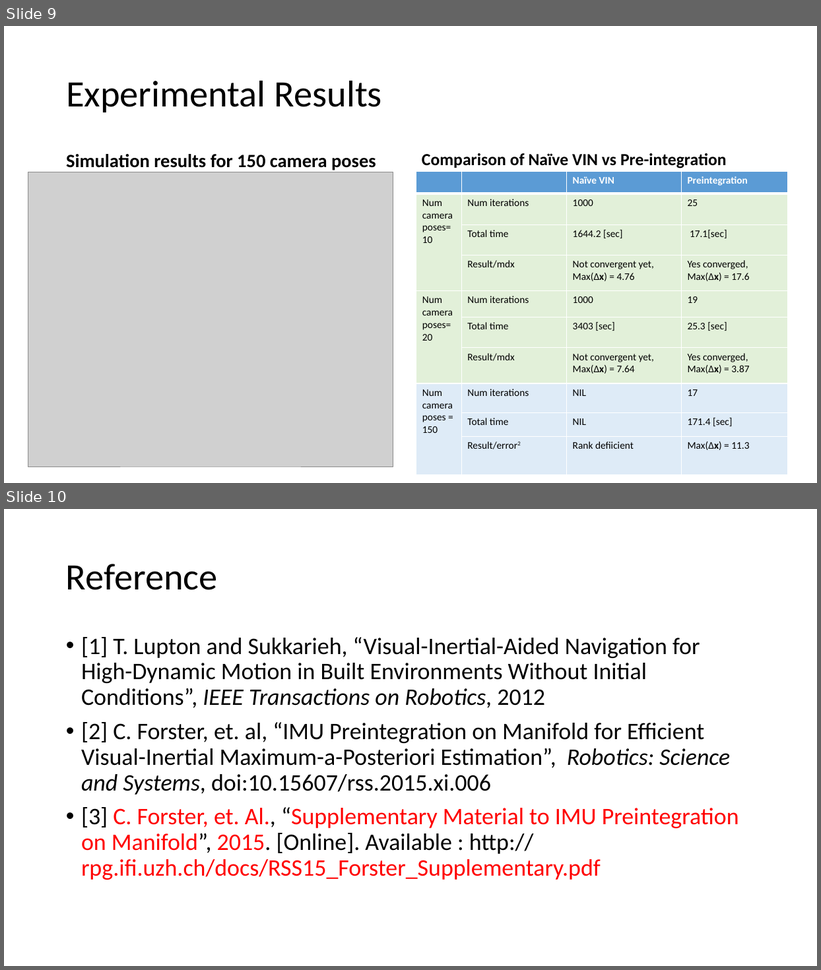
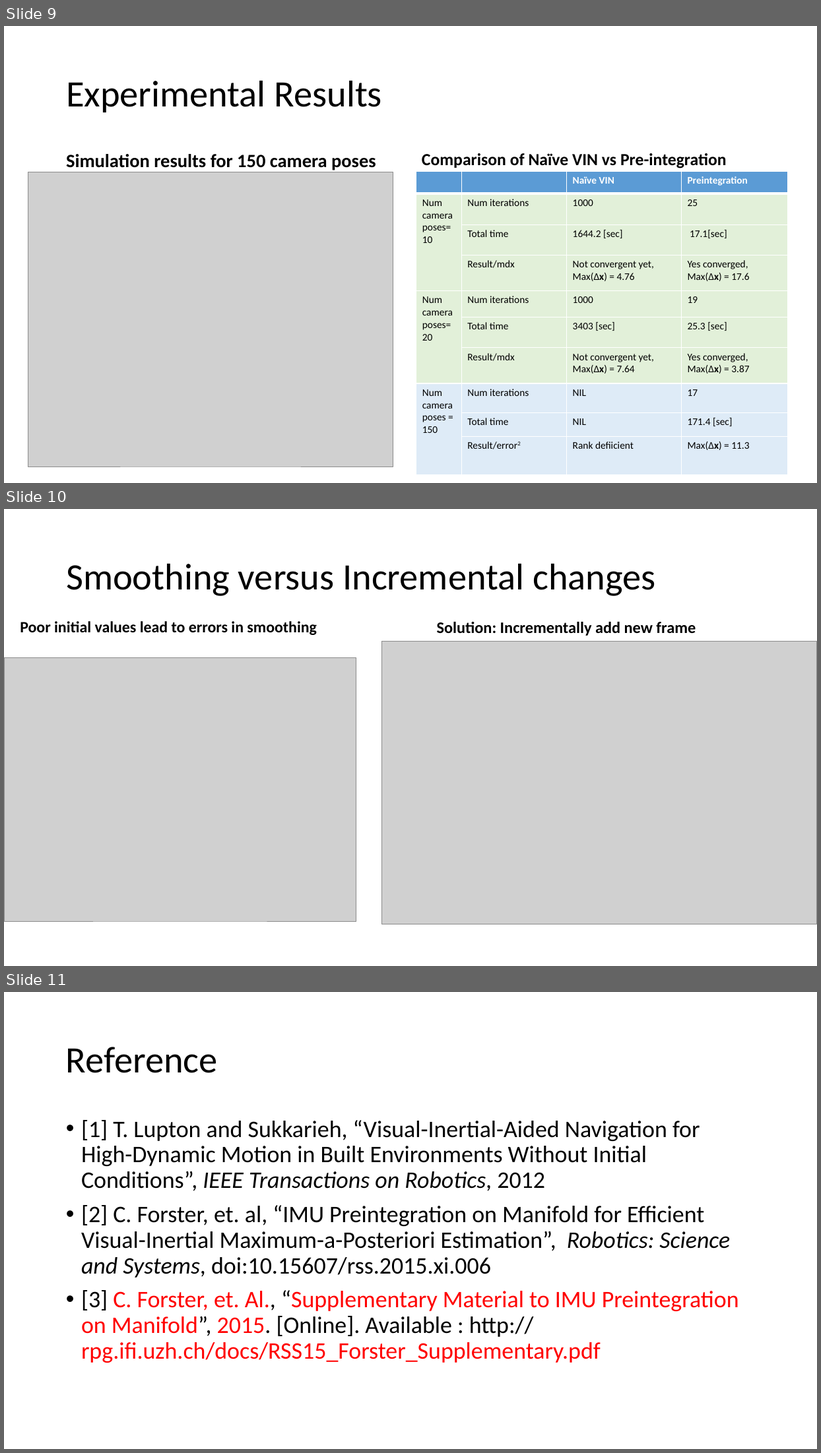
Before and after one commit to liyang-liu/Preintegration_VINS, a slide deck: doc/Efficient Visual-Inertial Navigation.pptx. Shown one above the other, each under a label of ours: slides 9 and 10 before the commit, slides 9, 10 and 11 after it. The pictures are 821x970 and 821x1453 pixels, drawn with LibreOffice and Linux fonts; fonts in the diff are those of the drawing; grey boxes stand for pictures. Boxes give left, top, right and bottom in pixels: in the first picture for what was removed or moved away, otherwise in the second. Text is boxed around its words. In the diff, an @@ line names an element or a change of style, - is before the commit and + after.

Commit message:
Improved Powerpoint presentation

```diff
--- a/doc/Efficient Visual-Inertial Navigation.pptx
+++ b/doc/Efficient Visual-Inertial Navigation.pptx
@@ slide 10 added at [4,509,817,966], background #FFFFFF @@
@@ title added at [66,563,655,596], 44 pt, text #000000 @@
+Smoothing versus Incremental changes
@@ text added at [20,621,316,635], 18.6 pt, text #000000, bold @@
+Poor initial values lead to errors in smoothing
@@ text added at [437,622,696,636], 19 pt, text #000000, bold @@
+Solution: Incrementally add new frame
@@ picture added at [382,641,817,924] @@
@@ picture added at [4,658,356,922] @@
@@ what was slide 10 is now slide 11 @@
```
Also in this commit, not shown: 3 other files.
